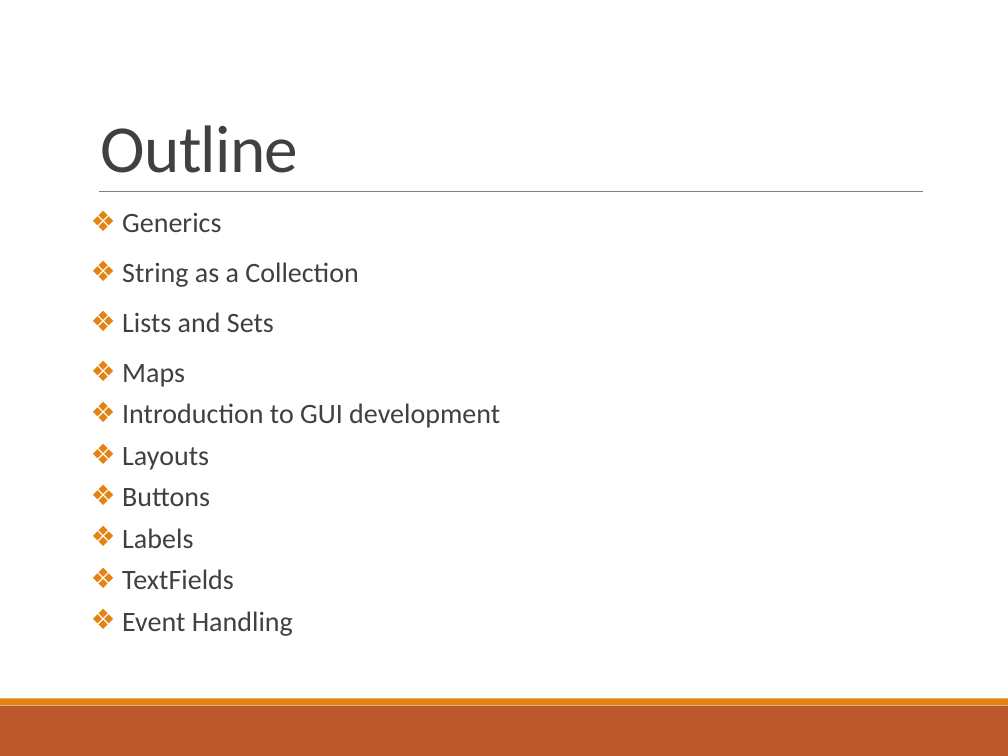
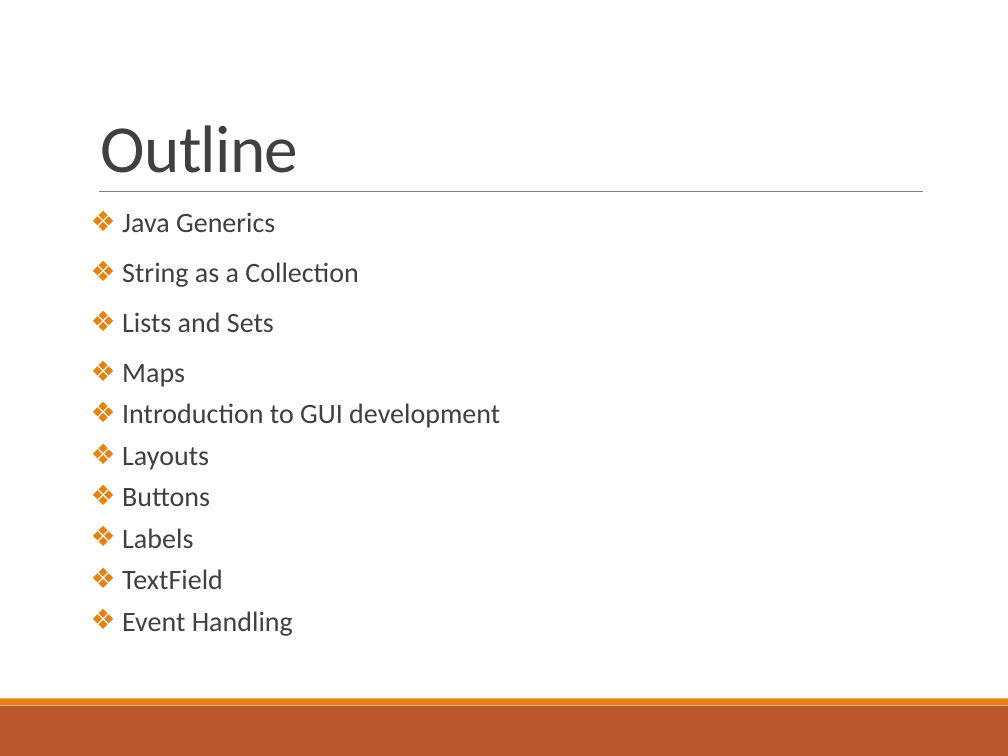
Before and after one commit to deeperj/dillinger, a slide deck: slide 2 of thesis/ukapp2/wqu_isc/sofware_design/Lesson 5 - Java.pptx. Drawn at 1008x756 pixels with LibreOffice and Linux fonts; fonts in the diff are those of the drawing. Boxes give left, top, right and bottom in pixels: in the first picture for what was removed or moved away, otherwise in the second. Text is boxed around its words. In the diff, an @@ line names an element or a change of style, - is before the commit and + after.

Commit message:
java06

```diff
--- a/thesis/ukapp2/wqu_isc/sofware_design/Lesson 5 - Java.pptx
+++ b/thesis/ukapp2/wqu_isc/sofware_design/Lesson 5 - Java.pptx
@@ text at (122,213,275,232): text changed @@
-❖ Generics
+❖ Java Generics
@@ text at (122,569,223,589): text changed @@
-❖ TextFields
+❖ TextField
```
Also in this commit, not shown: 1 other slide changed, 2 slides added, 4 other files.
